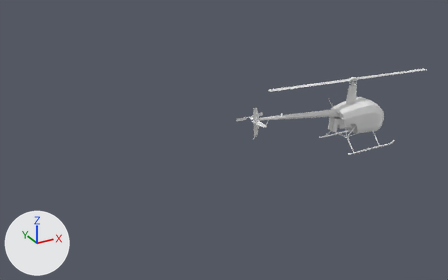
One commit to the Blender file external/blender/helicopter1.blend: the scene before it, then after it.
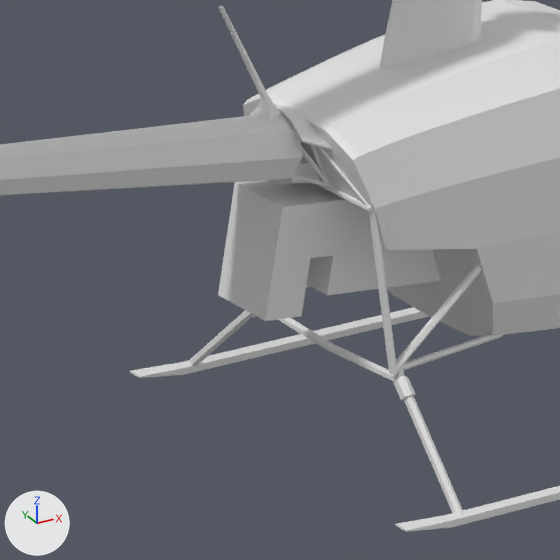
The first picture shows the older version from a 50 mm camera at (-17.29, -19.35, 9.95) aimed at (-6.41, 0.44, 0.05). The close-ups show both versions on the part from 68% to 81% of the width and 35% to 56% of the height of that picture; other places that the commit changed are outside them. Lighting does not change. The marker at lower left points along +X, +Y and +Z.

Objects in the first close-up: 'BodyMetalCon1.001', 'BodyMetalCon2.001', 'BodyMetalCon5', 'Cube.037', 'Cylinder', 'Cylinder.001', 'Cylinder.043', 'Cylinder2', 'Cylinder2.001', 'HeliMainBody', 'HeliTail', 'RotorMast'.
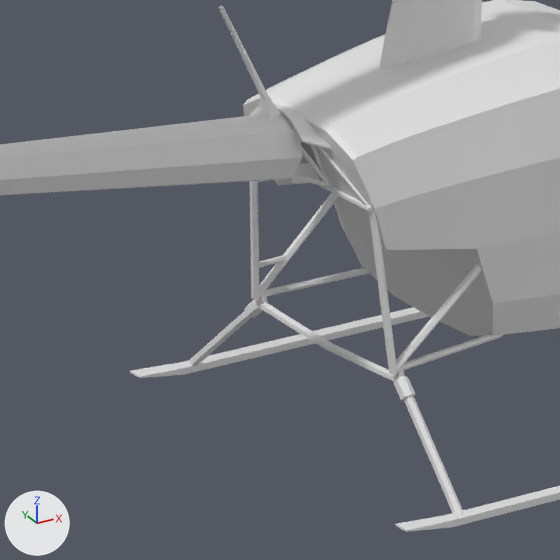
Diff of the bpy script that builds the scene:
```diff
--- a/external/blender/helicopter1.blend.py
+++ b/external/blender/helicopter1.blend.py
@@ ob_cube_037 @@
 ob_cube_037.location = (0.0, 0.0, 0.0)
+ob_cube_037.hide_render = True
```

What differs and where, as boxes (x1, y1, x2, y2) in the close-ups (560 x 560 px):
'Cube.037', hidden
    before: (218, 180, 441, 321)
